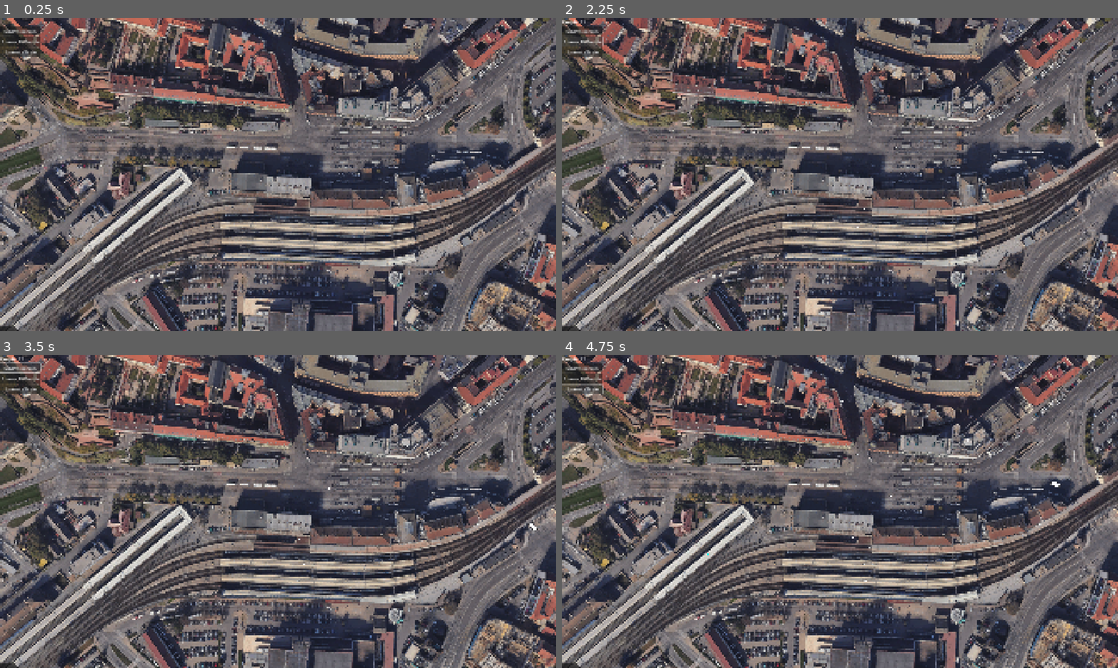
Above: before the commit, frames 1-4 (two rows, left to right).
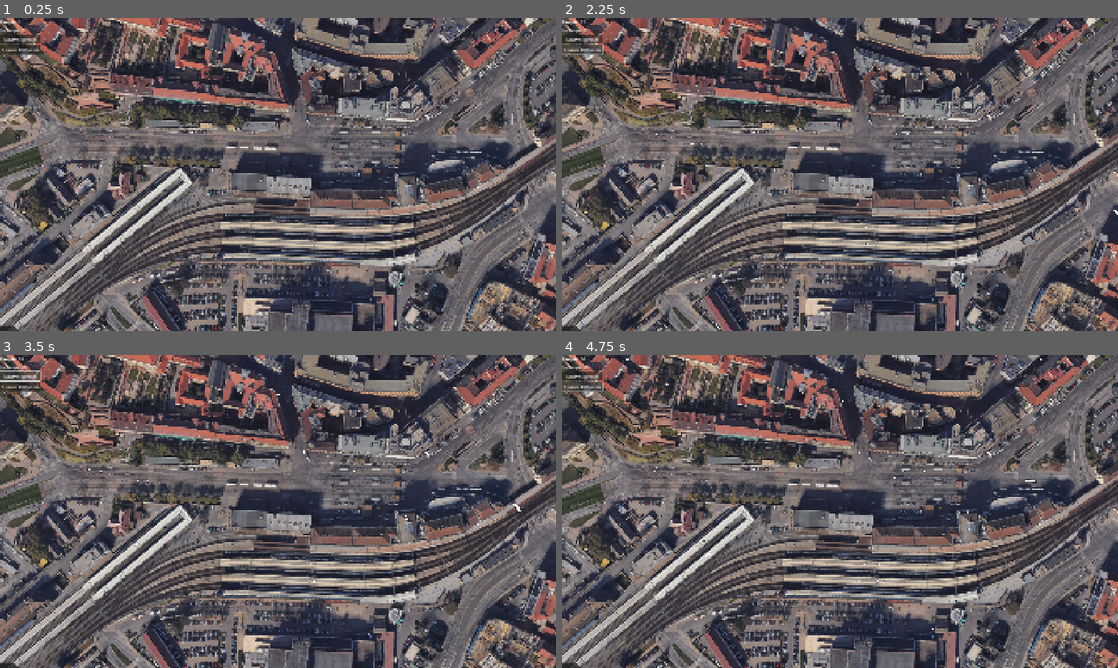
Above: after the commit, the same moments.

Repository: VojtaStruhar/hlavas
Game: Godot game, scene res://Scenes/main.tscn
Same seed, same stepped clock (60 frames per second), same inputs: the game is played once before the commit and once after it.
Inputs (mouse positions are in pixels of both pictures, inside the frame that each line leads up to):
- Up to frame 1 (0.25 s): no input
- Up to frame 2 (2.25 s): click (584, 52) at 0.5 s, where only the run before the commit has a clickable "Spawn a Train"; click "Spawn person" at 1.25 s; click "Spawn 10 People" at 2 s
- Up to frame 3 (3.5 s): click "Spawn person" at 2.75 s
- Up to frame 4 (4.75 s): click "Spawn 10 People" at 3.5 s; click (584, 389) at 4.25 s, where only the run before the commit has a clickable "Spawn a Train"

The runs differ from the first frame. In frame 1, 0.4% of the frame differs, in the area x 0-8%, y 0-13%; in frame 2, 0.5%; in frame 3, 0.6%; in frame 4, 0.6%, in the area x 0-90%, y 1-88%.

Commit message:
Trams now loop on their tracks

Diff:
--- a/Scenes/main.tscn
+++ b/Scenes/main.tscn
@@ -6,6 +6,7 @@
 [ext_resource type="PackedScene" uid="uid://bvytrapye3cw8" path="res://Scenes/exit_door.tscn" id="5_kry3j"]
 [ext_resource type="PackedScene" uid="uid://c1dldr3cw2kje" path="res://Scenes/waiting_area.tscn" id="6_6bp64"]
 [ext_resource type="PackedScene" uid="uid://bj6l5nb2bqucp" path="res://Scenes/slow_down.tscn" id="7_6bp64"]
+[ext_resource type="PackedScene" uid="uid://ckvg3qcsrljon" path="res://Scenes/salina.tscn" id="7_344ge"]
 [ext_resource type="Script" uid="uid://cif27233raih3" path="res://Scripts/station.gd" id="8_344ge"]
 
 [sub_resource type="GDScript" id="GDScript_kry3j"]
@@ -13,17 +14,19 @@
 script/source = "extends CanvasLayer
 
 @onready var people_label: Label = $VBoxContainer/PeopleLabel
+@onready var people_inside_label: Label = $VBoxContainer/PeopleInsideLabel
 
 const BRNAK = preload(\"res://Scenes/brnak.tscn\")
 
-var people_count = 0:
-	set(v):
-		people_count = v
-		people_label.text = \"People: \" + str(v)
+var people_count = 0
+
+func _process(delta: float) -> void:
+	people_label.text = \"People: \" + str(Stats.people_outside)
+	people_inside_label.text = \"In shops: \" + str(Stats.people_inside)
 
 func _on_spawn_person_pressed() -> void:
 	var place = PlacesManager.get_random()
-	print(\"Spawning at \", place.name)
+
 	if place is PointOfInterest:
 		place.people_inside += 1
 		people_count += 1
@@ -38,10 +41,6 @@
 func _on_spawn_10_people_pressed() -> void:
 	for i in range(10):
 		_on_spawn_person_pressed()
-
-
-func _on_spawn_train_pressed() -> void:
-	TrainManager.deploy_random()
 "
 
 [sub_resource type="NavigationPolygon" id="NavigationPolygon_gwhlx"]
@@ -69,9 +68,9 @@
 agent_radius = 4.0
 
 [sub_resource type="NavigationPolygon" id="NavigationPolygon_caly8"]
-vertices = PackedVector2Array(1007.52, 320.648, 955.023, 117.453, 1000.01, 112.352, 1057.86, 329.773, 1073.37, 371.008, 1427.29, 358.109, 1434.63, 374.977, 1642.37, 211.328, 1628.38, 193.672)
+vertices = PackedVector2Array(1007.52, 320.648, 955.023, 117.453, 1000.01, 112.352, 1057.86, 329.773, 1073.37, 371.008, 1427.27, 358.109, 1434.62, 374.977, 1799.32, 86.3828, 1786.4, 70.5938)
 polygons = Array[PackedInt32Array]([PackedInt32Array(0, 1, 2, 3), PackedInt32Array(4, 0, 3), PackedInt32Array(4, 3, 5, 6), PackedInt32Array(7, 6, 5, 8)])
-outlines = Array[PackedVector2Array]([PackedVector2Array(1629, 188, 1648, 212, 1436, 379, 1072, 375, 1004, 323, 950, 114, 1003, 108, 1061, 326, 1426, 354)])
+outlines = Array[PackedVector2Array]([PackedVector2Array(1787, 65, 1805, 87, 1436, 379, 1072, 375, 1004, 323, 950, 114, 1003, 108, 1061, 326, 1426, 354)])
 agent_radius = 4.0
 
 [sub_resource type="NavigationPolygon" id="NavigationPolygon_isvcn"]
@@ -164,6 +163,12 @@
 outlines = Array[PackedVector2Array]([PackedVector2Array(-63, 441, -35, 473, 128, 413, 144, 375, 123, 333, 99, 306, 4, 377, -24, 380, -85, 319)])
 agent_radius = 4.0
 
+[sub_resource type="NavigationPolygon" id="NavigationPolygon_ynf5e"]
+vertices = PackedVector2Array(291, 405.008, 291, 395.023, 532, 400.969, 515, 409.023, 532, 442.969, 515, 431.023, 291, 438.023, 291, 426.023)
+polygons = Array[PackedInt32Array]([PackedInt32Array(0, 1, 2, 3), PackedInt32Array(3, 2, 4, 5), PackedInt32Array(5, 4, 6, 7)])
+outlines = Array[PackedVector2Array]([PackedVector2Array(290, 425, 290, 439, 533, 444, 533, 400, 290, 394, 290, 406, 514, 410, 514, 430)])
+agent_radius = 1.0
+
 [sub_resource type="CircleShape2D" id="CircleShape2D_21xkr"]
 
 [sub_resource type="CircleShape2D" id="CircleShape2D_fdnlq"]
@@ -198,6 +203,9 @@
 [sub_resource type="RectangleShape2D" id="RectangleShape2D_ynf5e"]
 size = Vector2(210, 14)
 
+[sub_resource type="RectangleShape2D" id="RectangleShape2D_hptm8"]
+size = Vector2(20, 14)
+
 [sub_resource type="RectangleShape2D" id="RectangleShape2D_344ge"]
 size = Vector2(210, 24)
 
@@ -209,6 +217,9 @@
 
 [sub_resource type="RectangleShape2D" id="RectangleShape2D_6bp64"]
 size = Vector2(136.014, 73.2761)
+
+[sub_resource type="RectangleShape2D" id="RectangleShape2D_fdnlq"]
+size = Vector2(140, 10)
 
 [sub_resource type="Curve2D" id="Curve2D_d1ilt"]
 _data = {
@@ -216,11 +227,8 @@
 }
 point_count = 16
 
-[sub_resource type="RectangleShape2D" id="RectangleShape2D_hptm8"]
-size = Vector2(20, 14)
-
 [sub_resource type="RectangleShape2D" id="RectangleShape2D_d1ilt"]
-size = Vector2(404, 116)
+size = Vector2(462, 116)
 
 [sub_resource type="RectangleShape2D" id="RectangleShape2D_6iyac"]
 size = Vector2(318, 116)
@@ -237,6 +245,9 @@
 [node name="PeopleLabel" type="Label" parent="CanvasLayer/VBoxContainer"]
 layout_mode = 2
 
+[node name="PeopleInsideLabel" type="Label" parent="CanvasLayer/VBoxContainer"]
+layout_mode = 2
+
 [node name="SpawnPerson" type="Button" parent="CanvasLayer/VBoxContainer"]
 layout_mode = 2
 text = "Spawn person"
@@ -244,10 +255,6 @@
 [node name="Spawn10People" type="Button" parent="CanvasLayer/VBoxContainer"]
 layout_mode = 2
 text = "Spawn 10 People"
-
-[node name="SpawnTrain" type="Button" parent="CanvasLayer/VBoxContainer"]
-layout_mode = 2
-text = "Spawn a Train"
 
 [node name="UnderlyingPhoto" type="Node2D" parent="."]
 metadata/_edit_group_ = true
@@ -391,7 +398,8 @@
 
 [node name="Schody_Letmo_Vedle" type="NavigationLink2D" parent="Links"]
 position = Vector2(1598, 224)
-end_position = Vector2(-75, -101)
+start_position = Vector2(1, 2)
+end_position = Vector2(-77, -100)
 
 [node name="Schody_Letmo_Nahoru" type="NavigationLink2D" parent="Links"]
 position = Vector2(1412, 325)
@@ -493,7 +501,23 @@
 [node name="NoveSady_Prechod" type="NavigationLink2D" parent="Links"]
 position = Vector2(289, 375)
 start_position = Vector2(-6, 3)
-end_position = Vector2(-9, 110)
+end_position = Vector2(-9, 113)
+
+[node name="NoveSady_Prechod2" type="NavigationLink2D" parent="Links"]
+position = Vector2(524, 385)
+end_position = Vector2(0, 20)
+
+[node name="NoveSady_Prechod4" type="NavigationLink2D" parent="Links"]
+position = Vector2(299, 379)
+end_position = Vector2(0, 20)
+
+[node name="NoveSady_Prechod3" type="NavigationLink2D" parent="Links"]
+position = Vector2(523, 436)
+end_position = Vector2(0, 58)
+
+[node name="NoveSady_Prechod5" type="NavigationLink2D" parent="Links"]
+position = Vector2(297, 432)
+end_position = Vector2(0, 58)
 
 [node name="ChodnikyUDrahy" type="NavigationLink2D" parent="Links"]
 position = Vector2(252, 488)
@@ -608,6 +632,10 @@
 navigation_polygon = SubResource("NavigationPolygon_344ge")
 use_edge_connections = false
 
+[node name="NoveSady_Nastupiste1" type="NavigationRegion2D" parent="Navigation"]
+navigation_polygon = SubResource("NavigationPolygon_ynf5e")
+use_edge_connections = false
+
 [node name="Shops" type="Node2D" parent="."]
 
 [node name="KFC" parent="Shops" instance=ExtResource("4_jjvhh")]
@@ -630,6 +658,7 @@
 
 [node name="Dornych" parent="Shops" instance=ExtResource("4_jjvhh")]
 position = Vector2(1256, 971)
+weight = 15
 
 [node name="CollisionShape2D" type="CollisionShape2D" parent="Shops/Dornych"]
 shape = SubResource("CircleShape2D_kry3j")
@@ -645,11 +674,24 @@
 
 [node name="Vankovka" parent="Shops" instance=ExtResource("4_jjvhh")]
 position = Vector2(1332, 1127)
+weight = 20
 
 [node name="CollisionShape2D" type="CollisionShape2D" parent="Shops/Vankovka"]
 shape = SubResource("CircleShape2D_6bp64")
 
 [node name="ExitDoor" parent="Shops/Vankovka" instance=ExtResource("5_kry3j")]
+
+[node name="VankovkaSpodem" parent="Shops" instance=ExtResource("4_jjvhh")]
+position = Vector2(594, 1125)
+weight = 5
+
+[node name="CollisionShape2D" type="CollisionShape2D" parent="Shops/VankovkaSpodem"]
+shape = SubResource("CircleShape2D_6bp64")
+
+[node name="ExitDoor" parent="Shops/VankovkaSpodem" instance=ExtResource("5_kry3j")]
+
+[node name="ExitDoor-Dornych" parent="Shops/VankovkaSpodem" instance=ExtResource("5_kry3j")]
+position = Vector2(745, 0)
 
 [node name="NaDraze" parent="Shops" instance=ExtResource("4_jjvhh")]
 position = Vector2(51, 629)
@@ -677,6 +719,17 @@
 [node name="ExitDoor" parent="Shops/Anapurna" instance=ExtResource("5_kry3j")]
 position = Vector2(4, 2)
 
+[node name="GrandHotel" parent="Shops" instance=ExtResource("4_jjvhh")]
+position = Vector2(1711, 125)
+release_period = 5.0
+
+[node name="CollisionShape2D" type="CollisionShape2D" parent="Shops/GrandHotel"]
+position = Vector2(0, 1)
+shape = SubResource("CircleShape2D_344ge")
+
+[node name="ExitDoor" parent="Shops/GrandHotel" instance=ExtResource("5_kry3j")]
+position = Vector2(4, 5)
+
 [node name="Letmo" parent="Shops" instance=ExtResource("4_jjvhh")]
 position = Vector2(1425, 281)
 
@@ -748,6 +801,33 @@
 [node name="CollisionShape2D" type="CollisionShape2D" parent="Hlavas_Salina1"]
 position = Vector2(95, 0)
 shape = SubResource("RectangleShape2D_ynf5e")
+
+[node name="Station_Top_West" type="Node2D" parent="." node_paths=PackedStringArray("waiting_area")]
+position = Vector2(1152, 411)
+script = ExtResource("8_344ge")
+waiting_area = NodePath("../Hlavas_Salina1")
+
+[node name="TrainChecker" type="Area2D" parent="Station_Top_West"]
+collision_layer = 0
+collision_mask = 4
+
+[node name="CollisionShape2D" type="CollisionShape2D" parent="Station_Top_West/TrainChecker"]
+shape = SubResource("RectangleShape2D_hptm8")
+
+[node name="ExitDoor" parent="Station_Top_West" instance=ExtResource("5_kry3j")]
+position = Vector2(0, -9)
+
+[node name="ExitDoor2" parent="Station_Top_West" instance=ExtResource("5_kry3j")]
+position = Vector2(15, -9)
+
+[node name="ExitDoor3" parent="Station_Top_West" instance=ExtResource("5_kry3j")]
+position = Vector2(29, -9)
+
+[node name="ExitDoor4" parent="Station_Top_West" instance=ExtResource("5_kry3j")]
+position = Vector2(41, -9)
+
+[node name="ExitDoor5" parent="Station_Top_West" instance=ExtResource("5_kry3j")]
+position = Vector2(41, -9)
 
 [node name="Hlavas_Salina2" parent="." instance=ExtResource("6_6bp64")]
 position = Vector2(1155, 447)
@@ -819,43 +899,67 @@
 rotation = -1.27591
 shape = SubResource("RectangleShape2D_6bp64")
 
+[node name="NoveSady_West" parent="." instance=ExtResource("6_6bp64")]
+position = Vector2(361, 402)
+release_time = 20.0
+capacity = 15
+
+[node name="CollisionShape2D" type="CollisionShape2D" parent="NoveSady_West"]
+rotation = 0.0305743
+shape = SubResource("RectangleShape2D_fdnlq")
+
+[node name="Station_NoveSady_West" type="Node2D" parent="." node_paths=PackedStringArray("waiting_area")]
+position = Vector2(296, 407)
+script = ExtResource("8_344ge")
+waiting_area = NodePath("../Hlavas_Salina1")
+get_in_ratio = 0.3
+get_out_ratio = 0.7
+
+[node name="TrainChecker" type="Area2D" parent="Station_NoveSady_West"]
+collision_layer = 0
+collision_mask = 4
+
+[node name="CollisionShape2D" type="CollisionShape2D" parent="Station_NoveSady_West/TrainChecker"]
+shape = SubResource("RectangleShape2D_hptm8")
+
+[node name="ExitDoor" parent="Station_NoveSady_West" instance=ExtResource("5_kry3j")]
+position = Vector2(109, -3)
+
+[node name="ExitDoor2" parent="Station_NoveSady_West" instance=ExtResource("5_kry3j")]
+position = Vector2(15, -7)
+
+[node name="ExitDoor3" parent="Station_NoveSady_West" instance=ExtResource("5_kry3j")]
+position = Vector2(35, -6)
+
+[node name="ExitDoor4" parent="Station_NoveSady_West" instance=ExtResource("5_kry3j")]
+position = Vector2(56, -7)
+
+[node name="ExitDoor5" parent="Station_NoveSady_West" instance=ExtResource("5_kry3j")]
+position = Vector2(91, -4)
+
+[node name="NoveSady_East" parent="." instance=ExtResource("6_6bp64")]
+position = Vector2(445, 435)
+release_time = 20.0
+capacity = 15
+
+[node name="CollisionShape2D" type="CollisionShape2D" parent="NoveSady_East"]
+rotation = 0.0305743
+shape = SubResource("RectangleShape2D_fdnlq")
+
 [node name="T12_Vlhka-Silingrak" type="Path2D" parent="."]
 position = Vector2(1152, 400)
 curve = SubResource("Curve2D_d1ilt")
 script = ExtResource("4_21xkr")
 
-[node name="Station_Top_West" type="Node2D" parent="." node_paths=PackedStringArray("waiting_area")]
-position = Vector2(1152, 411)
-script = ExtResource("8_344ge")
-waiting_area = NodePath("../Hlavas_Salina1")
-
-[node name="TrainChecker" type="Area2D" parent="Station_Top_West"]
-collision_layer = 0
-collision_mask = 4
-
-[node name="CollisionShape2D" type="CollisionShape2D" parent="Station_Top_West/TrainChecker"]
-shape = SubResource("RectangleShape2D_hptm8")
-
-[node name="ExitDoor" parent="Station_Top_West" instance=ExtResource("5_kry3j")]
-position = Vector2(0, -9)
-
-[node name="ExitDoor2" parent="Station_Top_West" instance=ExtResource("5_kry3j")]
-position = Vector2(15, -9)
-
-[node name="ExitDoor3" parent="Station_Top_West" instance=ExtResource("5_kry3j")]
-position = Vector2(29, -9)
-
-[node name="ExitDoor4" parent="Station_Top_West" instance=ExtResource("5_kry3j")]
-position = Vector2(41, -9)
-
-[node name="ExitDoor5" parent="Station_Top_West" instance=ExtResource("5_kry3j")]
-position = Vector2(41, -9)
+[node name="T12" parent="T12_Vlhka-Silingrak" instance=ExtResource("7_344ge")]
+position = Vector2(1105, 377)
+rotation = -2.89833
 
 [node name="SlowDown" parent="." instance=ExtResource("7_6bp64")]
-visible = false
 position = Vector2(1267, 445)
 
 [node name="Hlavas" type="CollisionShape2D" parent="SlowDown"]
+position = Vector2(-29, 0)
 shape = SubResource("RectangleShape2D_d1ilt")
 
 [node name="NoveSady" type="CollisionShape2D" parent="SlowDown"]
@@ -864,4 +968,3 @@
 
 [connection signal="pressed" from="CanvasLayer/VBoxContainer/SpawnPerson" to="CanvasLayer" method="_on_spawn_person_pressed"]
 [connection signal="pressed" from="CanvasLayer/VBoxContainer/Spawn10People" to="CanvasLayer" method="_on_spawn_10_people_pressed"]
-[connection signal="pressed" from="CanvasLayer/VBoxContainer/SpawnTrain" to="CanvasLayer" method="_on_spawn_train_pressed"]
--- a/Scenes/salina.tscn
+++ b/Scenes/salina.tscn
@@ -4,14 +4,15 @@
 [ext_resource type="Texture2D" uid="uid://v5ao2pigmcb1" path="res://Assets/wagon.png" id="2_eax12"]
 
 [sub_resource type="CircleShape2D" id="CircleShape2D_eax12"]
-radius = 8.0
+radius = 5.0
 
 [node name="Salina" type="PathFollow2D"]
+loop = false
 script = ExtResource("1_hxn8i")
 
 [node name="Sprite2D" type="Sprite2D" parent="."]
-position = Vector2(9, 14)
-scale = Vector2(1, 0.7)
+position = Vector2(9, 10)
+scale = Vector2(1.3, 0.5)
 texture = ExtResource("2_eax12")
 
 [node name="Area2D" type="Area2D" parent="."]
--- /dev/null
+++ b/Scripts/Stats.gd
@@ -0,0 +1,4 @@
+extends Node
+
+var people_outside = 0
+var people_inside = 0
--- a/Scripts/TrainManager.gd
+++ /dev/null
@@ -1,17 +0,0 @@
-extends Node
-
-const SALINA = preload("res://Scenes/salina.tscn")
-
-var _rails: Array[Node2D] = []
-
-var people_balance = 0;
-
-func register(railway: Node2D) -> void:
-	_rails.append(railway)
-
-func deploy_random() -> void:
-	var salina = SALINA.instantiate()
-	salina.people_inside = 20
-	var rails = _rails.pick_random() as Node2D
-	rails.add_child(salina)
-	print("Spawned train with ", salina.people_inside, " people onto ", rails.name)
--- a/Scripts/brnak.gd
+++ b/Scripts/brnak.gd
@@ -23,3 +23,9 @@
 
 	var next_pos = agent.get_next_path_position()
 	position = position.move_toward(next_pos, delta * SPEED)
+
+func _enter_tree() -> void:
+	Stats.people_outside += 1
+
+func _exit_tree() -> void:
+	Stats.people_outside -= 1
--- a/Scripts/point_of_interest.gd
+++ b/Scripts/point_of_interest.gd
@@ -32,12 +32,15 @@
 		if brnak.goal == self:
 			brnak.queue_free()
 			people_inside += 1
+			Stats.people_inside += 1
 
 func release_person() -> void:
 	if people_inside == 0:
 		return
 
 	people_inside -= 1
+	Stats.people_inside -= 1
+
 	var b = BRNAK_TEMPLATE.instantiate()
 	var exit = exits.pick_random()
 
--- a/Scripts/railway.gd
+++ b/Scripts/railway.gd
@@ -1,6 +1,2 @@
 @icon("res://Assets/rails_icon.png")
 class_name Railway extends Path2D
-
-
-func _ready() -> void:
-	TrainManager.register(self)
--- a/Scripts/station.gd
+++ b/Scripts/station.gd
@@ -20,8 +20,8 @@
 
 func on_train_entered(area: Area2D) -> void:
 	var train = area.get_parent()
+
 	if train is Train:
-		print(name, " train entered")
 		var arrive_speed = train.current_speed
 		var arrive_people_waiting = waiting_area.waiting_people.size()
 		var arrive_people_in_train = train.people_inside
@@ -30,8 +30,6 @@
 
 		await get_tree().create_timer(1).timeout
 
-
-		print(name, " Unloading...")
 		for i in range(ceil(arrive_people_in_train * get_out_ratio)):
 			var b = BRNAK.instantiate()
 			var exit = train_exits.pick_random()
@@ -42,16 +40,15 @@
 
 		await get_tree().create_timer(1).timeout
 
-		print(name, " Loading...")
 		while waiting_area.waiting_people.size() > arrive_people_waiting * get_in_ratio:
-			var p = waiting_area.waiting_people.pop_front() as Brnak
+			var p = waiting_area.waiting_people.pop_front()
+			if not is_instance_valid(p):
+				continue
 			p.queue_free()
 			train.people_inside += 1
 			await get_tree().create_timer(0.4).timeout
 
 
-
-		print(name, " Done!")
 		await get_tree().create_timer(1).timeout
 		train.current_speed = arrive_speed
 
--- a/Scripts/train.gd
+++ b/Scripts/train.gd
@@ -1,25 +1,28 @@
 @icon("res://Assets/tram_icon.png")
 class_name Train extends PathFollow2D
 
+@export var wait_seconds = 10
+@export var initial_people = 20
+@export var MAX_SPEED = 15
 
-
-const MAX_SPEED = 15
-
+var people_inside = 0
 var current_speed = 0
-var people_inside = 0
 
 func _ready() -> void:
-	loop = false
+	setup()
+
+func setup() -> void:
 	progress_ratio = 0
 	current_speed = MAX_SPEED
-
+	people_inside = initial_people
 
 func _process(delta: float) -> void:
 	progress += get_speed() * delta
 
 	if progress_ratio >= 1:
-		print("Freeing a train with ", people_inside, " people inside!")
-		queue_free()
+		current_speed = 0
+		progress_ratio = 0
+		get_tree().create_timer(wait_seconds).timeout.connect(setup)
 
 
 func get_speed() -> float:
--- a/Scripts/waiting_area.gd
+++ b/Scripts/waiting_area.gd
@@ -68,3 +68,9 @@
 func on_release_timeouot() -> void:
 	if waiting_people.size() > 0:
 		release_person()
+
+	var ppl_before = waiting_people.size()
+	waiting_people.filter(is_instance_valid)
+	var ppl_after = waiting_people.size()
+	if ppl_after < ppl_before:
+		print("[Cleanup] ", name, " ", ppl_before - ppl_after, " invalid instances")
--- a/project.godot
+++ b/project.godot
@@ -18,7 +18,7 @@
 [autoload]
 
 PlacesManager="*res://Scripts/PlacesManager.gd"
-TrainManager="*res://Scripts/TrainManager.gd"
+Stats="*res://Scripts/Stats.gd"
 
 [display]
 
Not shown: 1 places in Scenes/main.tscn that only renumber resources
Not shown, added: Scripts/Stats.gd.uid
Not shown, removed: Scripts/TrainManager.gd.uid
